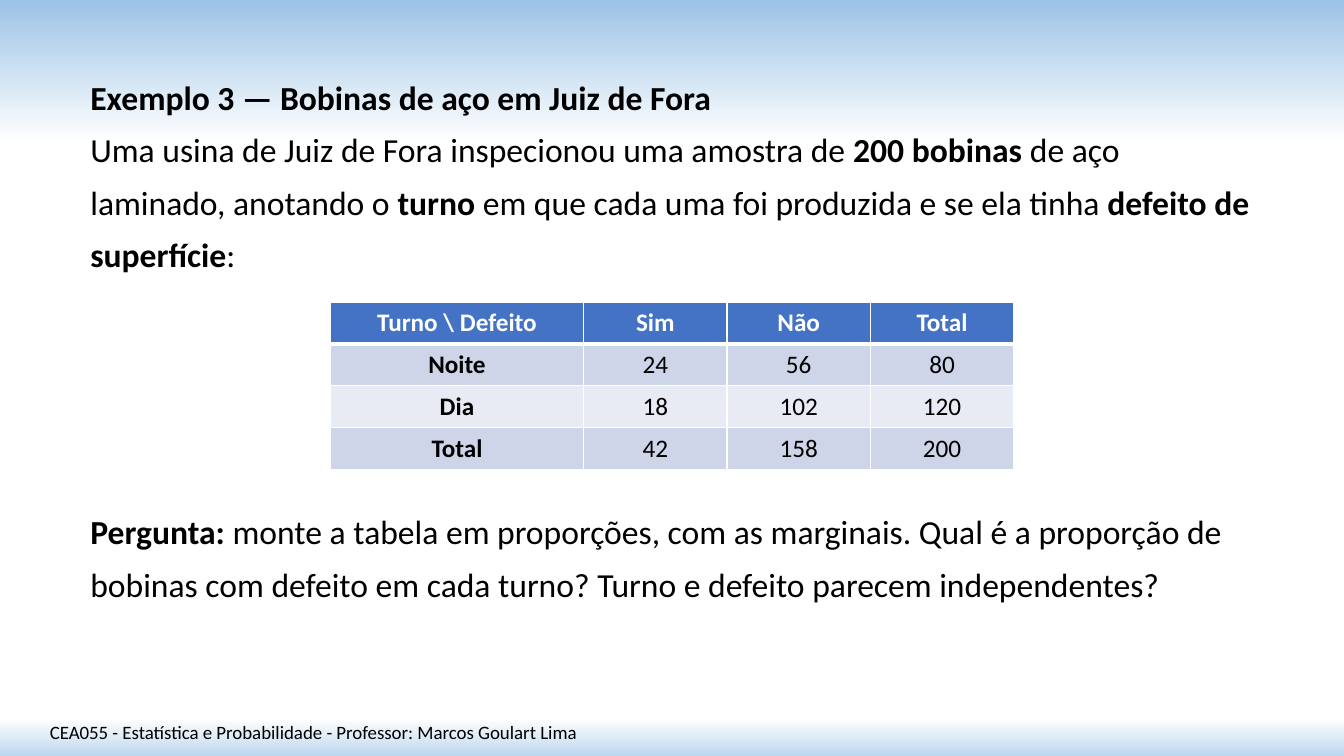
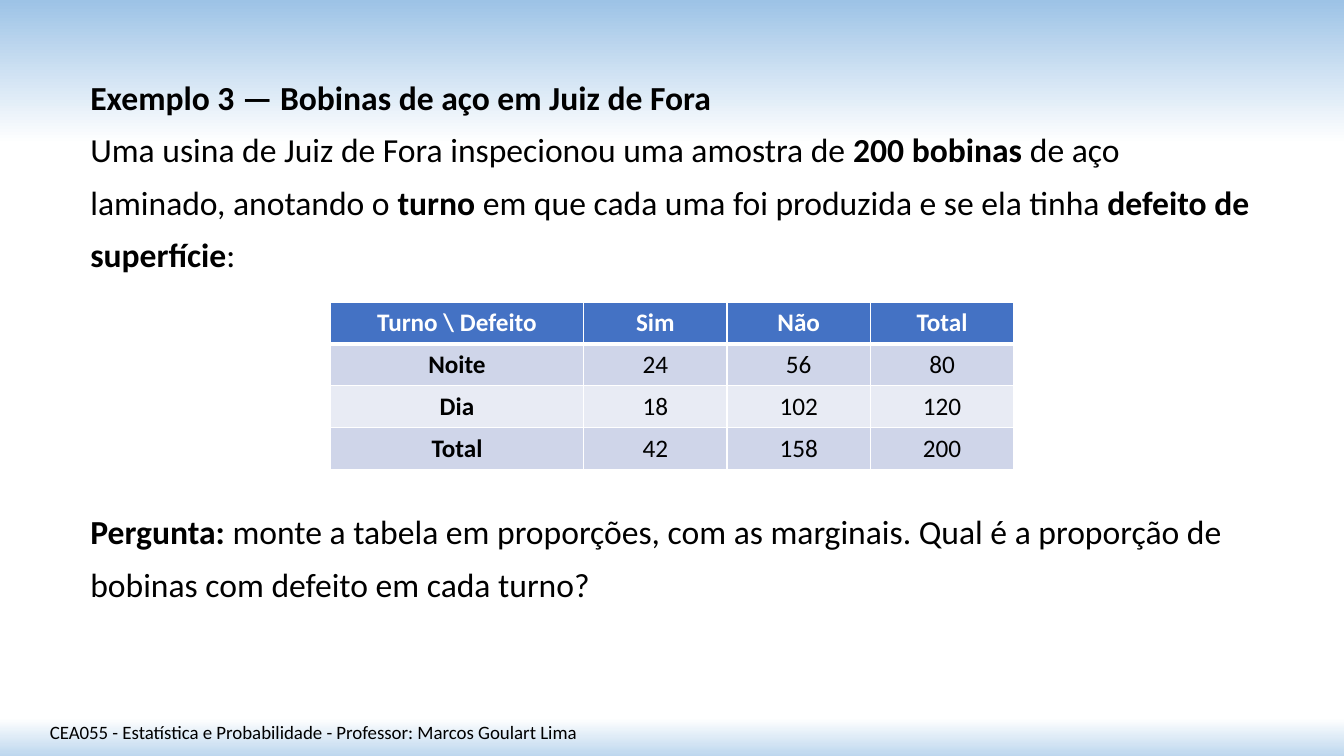
Before and after one commit to matmarcos/minhas-aulas, a slide deck: slide 19 of content/2026-2/cea055-estatistica-probabilidade/23-va-multidimensionais-distribuicoes-conjuntas/Aula_23_VA_Multidimensionais_Distribuicoes_Conjuntas_SITE.pptx. Drawn at 1344x756 pixels with LibreOffice and Linux fonts; fonts in the diff are those of the drawing. Boxes give left, top, right and bottom in pixels: in the first picture for what was removed or moved away, otherwise in the second. Text is boxed around its words. In the diff, an @@ line names an element or a change of style, - is before the commit and + after.

```diff
--- a/content/2026-2/cea055-estatistica-probabilidade/23-va-multidimensionais-distribuicoes-conjuntas/Aula_23_VA_Multidimensionais_Distribuicoes_Conjuntas_SITE.pptx
+++ b/content/2026-2/cea055-estatistica-probabilidade/23-va-multidimensionais-distribuicoes-conjuntas/Aula_23_VA_Multidimensionais_Distribuicoes_Conjuntas_SITE.pptx
@@ text at [90,520,1221,598]: text changed @@
-Pergunta: monte a tabela em proporções, com as marginais. Qual é a proporção de bobinas com defeito em cada turno? Turno e defeito parecem independentes?
+Pergunta: monte a tabela em proporções, com as marginais. Qual é a proporção de bobinas com defeito em cada turno?
```
Also in this commit, not shown: 5 other slides changed, 2 slides added, 3 other files.
